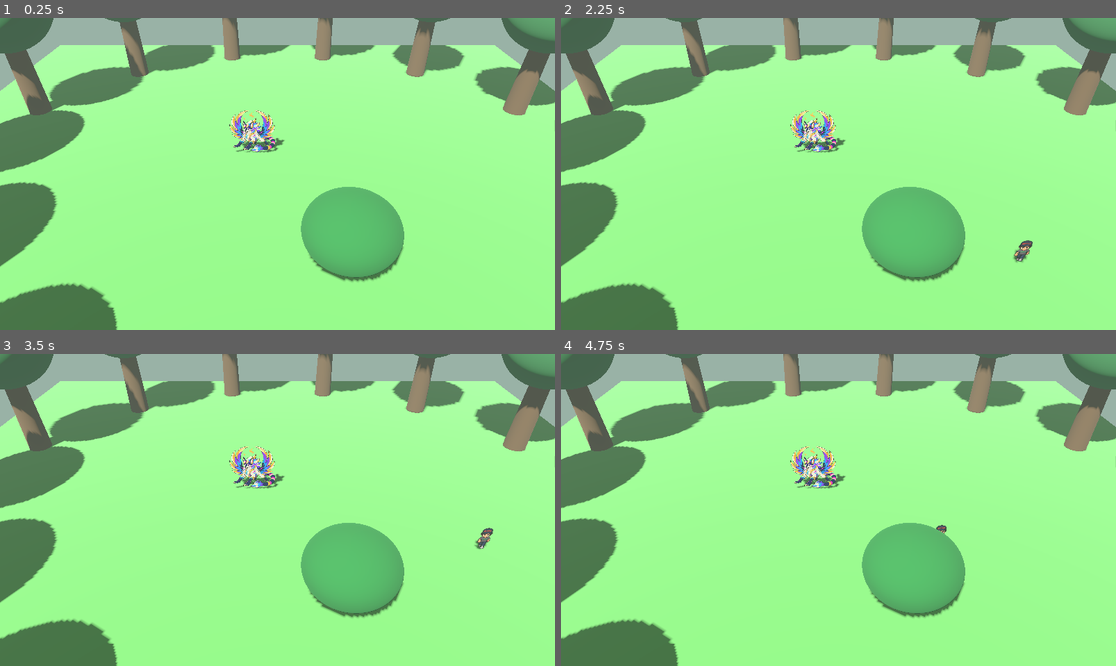
Above: before the commit, frames 1-4 (two rows, left to right).
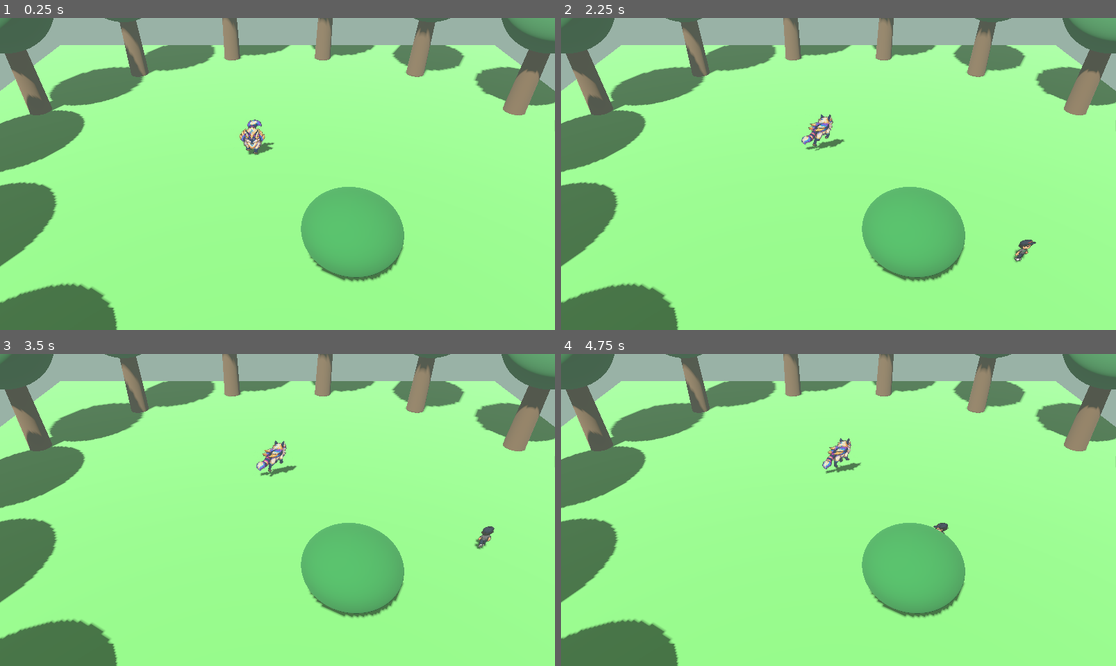
Above: after the commit, the same moments.

Repository: gabrielcamargols/FAUN-WORLD
Game: Godot game, scene res://scenes/forest_clearing.tscn
Same seed, same stepped clock (60 frames per second), same inputs: the game is played once before the commit and once after it.
Inputs:
- Up to frame 1 (0.25 s): no input
- Up to frame 2 (2.25 s): hold Right (ui_right) 0.53-1.28 s; hold Down (ui_down) 1.28-2.03 s; hold Right (ui_right) from 2.03 s (still down)
- Up to frame 3 (3.5 s): release Right (ui_right) at 2.78 s; hold Up (ui_up) from 2.78 s (still down)
- Up to frame 4 (4.75 s): release Up (ui_up) at 3.53 s; hold Left (ui_left) from 3.53 s (still down)

The runs differ from the first frame. In frame 1, 0.8% of the frame differs, in the area x 41-52%, y 29-45%; in frame 2, 0.9%; in frame 3, 1.1%; in frame 4, 1.1%, in the area x 41-70%, y 26-59%.

Commit message:
Brasatã anda e foge voando; menino ganha as 8 direções
- adiciona folhas de caminhada e voo do Brasatã (4 frames x 8 direções)
- Brasatã passeia pela clareira, se assusta ao ver o menino e foge voando
- menino escolhe a animação de caminhada e parado conforme a direção
- arte original do Brasatã movida para assets/art

Co-Authored-By: Claude Opus 5.5 <noreply@anthropic.com>
Claude-Session: https://claude.ai/code/session_019CTdQ9yTqAPa2TnwS3ftt5

Diff:
--- a/scripts/forest_clearing.gd
+++ b/scripts/forest_clearing.gd
@@ -1,48 +1,75 @@
 extends Node3D
 
 ## Primeira cena: clareira na floresta. O menino (WASD / setas) está escondido
-## atrás de uma moita. Quando ele chega perto, Brasatã percebe e foge.
-## Placeholders: árvores, moita e alerta são formas simples.
+## atrás de uma moita. Quando ele chega perto, Brasatã percebe, se assusta
+## e foge voando por cima das árvores.
+## Placeholders: árvores, moita e chão são formas simples.
+
+# Ordem das linhas nas folhas de sprite (8 direções, como vistas pela câmera):
+# 0 frente, 1 frente-direita, 2 direita, 3 costas-direita,
+# 4 costas, 5 costas-esquerda, 6 esquerda, 7 frente-esquerda.
+# Cada entrada: [linha da folha, espelhar horizontalmente].
+const BOY_ROWS := [[0, false], [1, false], [2, false], [3, false], [4, false], [5, false], [6, false], [7, false]]
+# Na folha do Brasatã, a linha 1 olha para a esquerda (igual à linha 7),
+# então a frente-direita usa a linha 7 espelhada.
+const FAUN_ROWS := [[0, false], [7, true], [2, false], [3, false], [4, false], [5, false], [6, false], [7, false]]
 
 const BOY_SPEED := 3.0
-const FAUN_FLEE_SPEED := 6.0
+const BOY_CELL_UNITS := 1.1      # altura de uma célula de frame, em unidades do mundo
+const BOY_BOUNDS := 8.0
+const WALK_FPS := 8.0
+
+const FAUN_CELL_UNITS := 1.8
+const FAUN_WANDER_SPEED := 0.8
+const FAUN_FLY_SPEED := 6.5
+const FAUN_CLIMB_SPEED := 2.2
+const FAUN_FLY_FPS := 10.0
+const FAUN_STARTLE_TIME := 0.7   # pausa assustado antes de levantar voo
 const DETECT_RADIUS := 4.5
-const BOY_CELL_UNITS := 1.1    # altura de uma célula de frame, em unidades do mundo
-const FAUN_CELL_UNITS := 2.0
-const WALK_FPS := 8.0
-const BOY_BOUNDS := 8.0
-const FAUN_DESPAWN_DISTANCE := 14.0
+const FAUN_DESPAWN_DISTANCE := 18.0
+
+enum FaunState { WANDER, STARTLED, FLYING }
 
 var boy: Sprite3D
 var faun: Sprite3D
 var boy_walk_tex: Texture2D
 var boy_idle_tex: Texture2D
+var faun_walk_tex: Texture2D
+var faun_fly_tex: Texture2D
+
 var boy_walking := false
-var fleeing := false
-var walk_time := 0.0
+var boy_dir := 0
+var boy_anim := 0.0
+
+var faun_state := FaunState.WANDER
+var faun_dir := 0
+var faun_anim := 0.0
+var faun_timer := 0.0
+var faun_home := Vector3(-1.0, 0.0, -2.0)
+var faun_target := Vector3.ZERO
+var faun_flee_dir := Vector3.ZERO
 
 
 func _ready() -> void:
 	boy_walk_tex = load("res://assets/sprites/boy_walk.png")
 	boy_idle_tex = load("res://assets/sprites/boy_idle.png")
-	var faun_tex: Texture2D = load("res://assets/sprites/brasata.png")
+	faun_walk_tex = load("res://assets/sprites/brasata_walk.png")
+	faun_fly_tex = load("res://assets/sprites/brasata_fly.png")
 
 	_build_environment()
 	_build_clearing()
 	_build_bush()
 	_build_camera()
 
-	boy = Sprite3D.new()
-	add_child(boy)
+	boy = _make_sprite()
+	boy.position = Vector3(2.5, 0.0, 1.5)
+	boy_dir = 4  # de costas para a câmera, espiando a clareira
 	_set_boy_idle()
-	boy.position.x = 2.5
-	boy.position.z = 1.5
-
-	faun = Sprite3D.new()
-	add_child(faun)
-	_apply_layout(faun, faun_tex, 1, 1, FAUN_CELL_UNITS)
-	faun.position.x = -1.0
-	faun.position.z = -2.0
+
+	faun = _make_sprite()
+	faun.position = faun_home
+	_apply_layout(faun, faun_walk_tex, 4, 8, FAUN_CELL_UNITS)
+	_pick_wander_target()
 
 
 func _process(delta: float) -> void:
@@ -50,38 +77,100 @@
 	_update_faun(delta)
 
 
-# --- Movimento do menino -------------------------------------------------
+# --- Menino --------------------------------------------------------------
 
 func _update_boy(delta: float) -> void:
 	var input := Input.get_vector("ui_left", "ui_right", "ui_up", "ui_down")
 	if input.length() > 0.1:
 		boy.position.x = clampf(boy.position.x + input.x * BOY_SPEED * delta, -BOY_BOUNDS, BOY_BOUNDS)
 		boy.position.z = clampf(boy.position.z + input.y * BOY_SPEED * delta, -BOY_BOUNDS, BOY_BOUNDS)
+		boy_dir = _dir_index(input.x, input.y)
 		if not boy_walking:
-			_set_boy_walk()
-		walk_time += delta * WALK_FPS
-		boy.frame = int(walk_time) % 4  # linha 0 = de frente; outras direções ainda não ligadas
+			boy_walking = true
+			_apply_layout(boy, boy_walk_tex, 4, 8, BOY_CELL_UNITS)
+		boy_anim += delta * WALK_FPS
+		_show_frame(boy, BOY_ROWS, boy_dir, int(boy_anim) % 4)
 	elif boy_walking:
 		_set_boy_idle()
 
 
-# --- Brasatã: percebe o menino e foge ------------------------------------
+func _set_boy_idle() -> void:
+	boy_walking = false
+	_apply_layout(boy, boy_idle_tex, 4, 2, BOY_CELL_UNITS)
+	# A folha parada tem as 8 direções em sequência (4 por linha), sem espelhamento.
+	boy.flip_h = false
+	boy.frame = boy_dir
+
+
+# --- Brasatã -------------------------------------------------------------
 
 func _update_faun(delta: float) -> void:
 	if faun == null:
 		return
-	if not fleeing and _flat_distance(boy.position, faun.position) < DETECT_RADIUS:
-		fleeing = true
-		_show_alert()
-
-	if fleeing:
-		var away := faun.position - boy.position
-		away.y = 0.0
-		away = away.normalized()
-		faun.position += away * FAUN_FLEE_SPEED * delta
-		if faun.position.length() > FAUN_DESPAWN_DISTANCE:
-			faun.queue_free()
-			faun = null
+
+	if faun_state == FaunState.WANDER and _flat_distance(boy.position, faun.position) < DETECT_RADIUS:
+		_startle()
+
+	match faun_state:
+		FaunState.WANDER:
+			_faun_wander(delta)
+		FaunState.STARTLED:
+			faun_timer -= delta
+			if faun_timer <= 0.0:
+				_take_off()
+		FaunState.FLYING:
+			_faun_fly(delta)
+
+
+func _faun_wander(delta: float) -> void:
+	var to_target := faun_target - faun.position
+	to_target.y = 0.0
+	if to_target.length() < 0.1:
+		faun_timer -= delta
+		_show_frame(faun, FAUN_ROWS, faun_dir, 0)
+		if faun_timer <= 0.0:
+			_pick_wander_target()
+		return
+	var step := to_target.normalized() * FAUN_WANDER_SPEED * delta
+	faun.position += step if step.length() < to_target.length() else to_target
+	faun_dir = _dir_index(to_target.x, to_target.z)
+	faun_anim += delta * WALK_FPS * 0.6
+	_show_frame(faun, FAUN_ROWS, faun_dir, int(faun_anim) % 4)
+
+
+func _pick_wander_target() -> void:
+	var offset := Vector3(randf_range(-1.5, 1.5), 0.0, randf_range(-1.2, 1.2))
+	faun_target = faun_home + offset
+	faun_timer = randf_range(1.0, 2.5)  # tempo parado ao chegar
+
+
+func _startle() -> void:
+	faun_state = FaunState.STARTLED
+	faun_timer = FAUN_STARTLE_TIME
+	var to_boy := boy.position - faun.position
+	faun_dir = _dir_index(to_boy.x, to_boy.z)  # vira para o menino
+	_show_frame(faun, FAUN_ROWS, faun_dir, 0)
+	_show_alert()
+
+
+func _take_off() -> void:
+	faun_state = FaunState.FLYING
+	faun_anim = 0.0
+	faun_flee_dir = faun.position - boy.position
+	faun_flee_dir.y = 0.0
+	faun_flee_dir = faun_flee_dir.normalized()
+	faun_dir = _dir_index(faun_flee_dir.x, faun_flee_dir.z)
+	_apply_layout(faun, faun_fly_tex, 4, 8, FAUN_CELL_UNITS * 1.3)
+
+
+func _faun_fly(delta: float) -> void:
+	faun.position += faun_flee_dir * FAUN_FLY_SPEED * delta
+	faun.position.y += FAUN_CLIMB_SPEED * delta
+	faun_anim += delta * FAUN_FLY_FPS
+	_show_frame(faun, FAUN_ROWS, faun_dir, int(faun_anim) % 4)
+	if Vector2(faun.position.x, faun.position.z).length() > FAUN_DESPAWN_DISTANCE:
+		faun.queue_free()
+		faun = null
 
 
 func _show_alert() -> void:
@@ -90,32 +179,42 @@
 	alert.font_size = 96
 	alert.billboard = BaseMaterial3D.BILLBOARD_ENABLED
 	alert.modulate = Color(1.0, 0.3, 0.2)
-	alert.position = Vector3(0, FAUN_CELL_UNITS + 0.4, 0)
+	alert.position = Vector3(0, FAUN_CELL_UNITS * 0.75, 0)
+	alert.no_depth_test = true
 	faun.add_child(alert)
 
 
 # --- Sprites -------------------------------------------------------------
+
+func _make_sprite() -> Sprite3D:
+	var s := Sprite3D.new()
+	s.billboard = BaseMaterial3D.BILLBOARD_FIXED_Y
+	s.texture_filter = BaseMaterial3D.TEXTURE_FILTER_NEAREST
+	s.alpha_cut = SpriteBase3D.ALPHA_CUT_OPAQUE_PREPASS
+	s.shaded = false
+	add_child(s)
+	return s
+
 
 func _apply_layout(sprite: Sprite3D, tex: Texture2D, hframes: int, vframes: int, cell_units: float) -> void:
 	sprite.texture = tex
 	sprite.hframes = hframes
 	sprite.vframes = vframes
 	sprite.pixel_size = cell_units / (float(tex.get_height()) / vframes)
-	sprite.position.y = cell_units / 2.0   # pés na altura do chão
-	sprite.billboard = BaseMaterial3D.BILLBOARD_FIXED_Y
-	sprite.texture_filter = BaseMaterial3D.TEXTURE_FILTER_NEAREST
-	sprite.alpha_cut = SpriteBase3D.ALPHA_CUT_OPAQUE_PREPASS
-
-
-func _set_boy_idle() -> void:
-	boy_walking = false
-	_apply_layout(boy, boy_idle_tex, 4, 2, BOY_CELL_UNITS)
-	boy.frame = 0
-
-
-func _set_boy_walk() -> void:
-	boy_walking = true
-	_apply_layout(boy, boy_walk_tex, 4, 8, BOY_CELL_UNITS)
+	sprite.offset.y = (float(tex.get_height()) / vframes) / 2.0  # pés no chão
+
+
+func _show_frame(sprite: Sprite3D, rows: Array, dir: int, col: int) -> void:
+	var entry: Array = rows[dir]
+	sprite.flip_h = entry[1]
+	sprite.frame = int(entry[0]) * sprite.hframes + col
+
+
+## Converte um vetor no plano (x = direita da tela, y = em direção à câmera)
+## no índice de direção 0..7 (0 = frente, 2 = direita, 4 = costas, 6 = esquerda).
+func _dir_index(x: float, y: float) -> int:
+	var angle := atan2(x, y)
+	return posmod(roundi(angle / (PI / 4.0)), 8)
 
 
 # --- Cenário -------------------------------------------------------------
@@ -182,7 +281,7 @@
 
 
 func _build_bush() -> void:
-	# Moita entre a câmera e o menino: ele fica escondido até entrar na frente dela
+	# Moita entre a câmera e o menino: ele fica escondido até sair de trás dela
 	var bush := MeshInstance3D.new()
 	var sphere := SphereMesh.new()
 	sphere.radius = 1.5
Renamed: assets/sprites/brasata.png -> assets/art/brasata_arte.png
Not shown, added: assets/art/brasata_arte.png.import
Binary file added: assets/sprites/brasata_fly.png
Not shown, changed: assets/sprites/brasata_fly.png.import
Binary file added: assets/sprites/brasata_walk.png
Not shown, added: assets/sprites/brasata_walk.png.import
